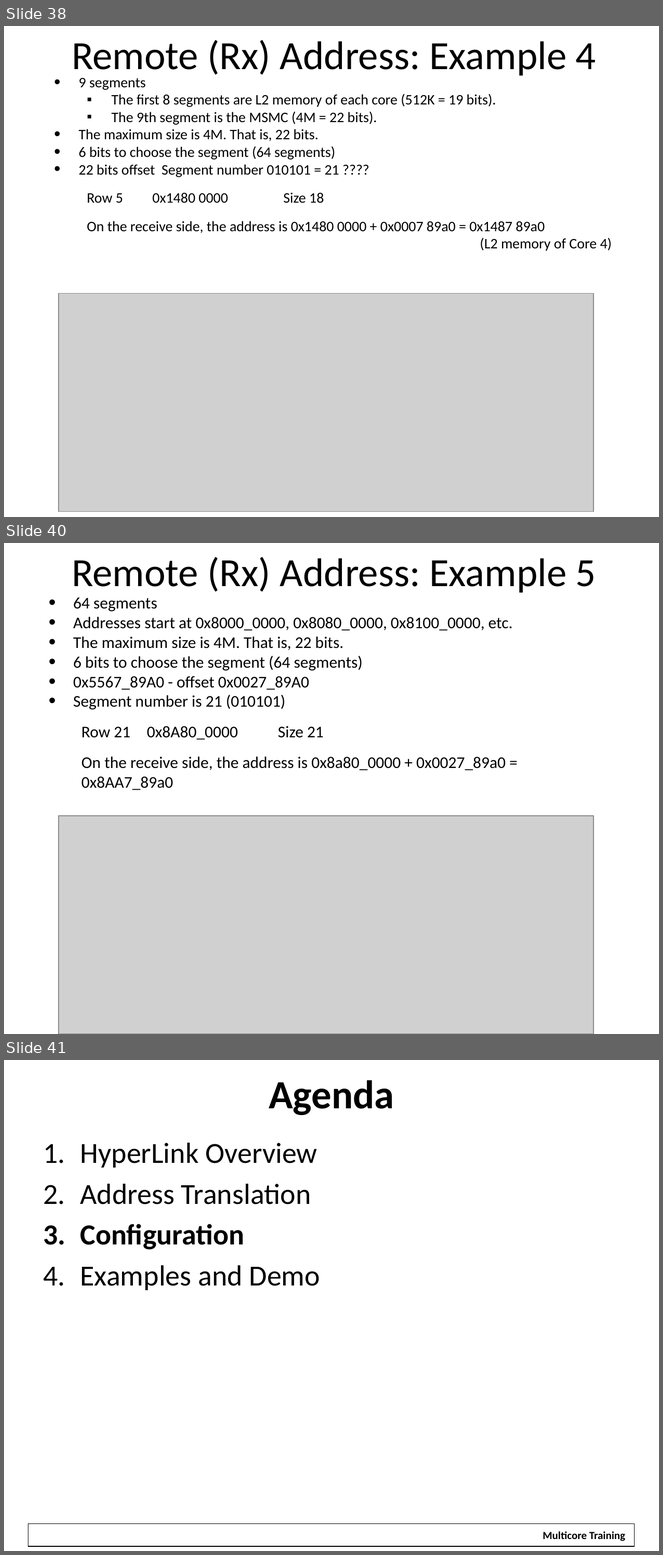
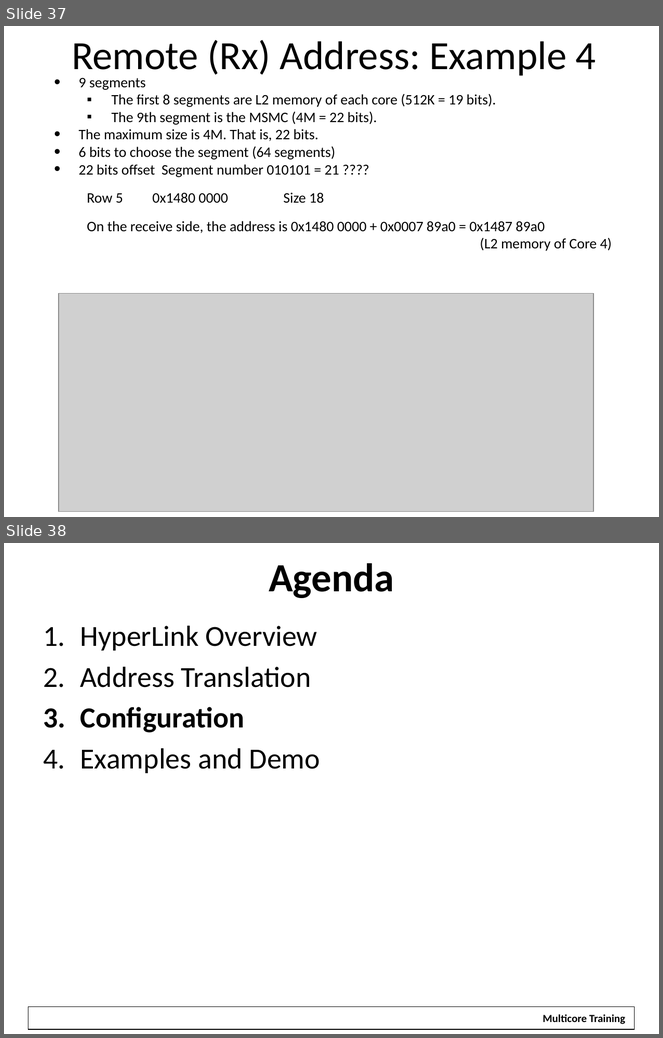
Before and after one commit to hari1989/keystone-workshop, a slide deck: slides/Intro to Hyperlink.pptx. Shown one above the other, each under a label of ours: slides 38, 40 and 41 before the commit, slides 37 and 38 after it; the slides between them are not shown. The pictures are 663x1555 and 663x1038 pixels, drawn with LibreOffice and Linux fonts; fonts in the diff are those of the drawing; grey boxes stand for pictures; background and template pictures are left out. Boxes give left, top, right and bottom in pixels: in the first picture for what was removed or moved away, otherwise in the second. Text is boxed around its words. In the diff, an @@ line names an element or a change of style, - is before the commit and + after.

```diff
--- a/slides/Intro to Hyperlink.pptx
+++ b/slides/Intro to Hyperlink.pptx
@@ slide 40 removed at (x1=4, y1=543, x2=659, y2=1034), background #FFFFFF @@
@@ text removed at (x1=72, y1=557, x2=596, y2=593) @@
-Remote (Rx) Address: Example 5
@@ text removed at (x1=73, y1=597, x2=513, y2=771) @@
-• 64 segments
-• Addresses start at 0x8000_0000, 0x8080_0000, 0x8100_0000, etc.
-• The maximum size is 4M. That is, 22 bits.
-• 6 bits to choose the segment (64 segments)
-• 0x5567_89A0 - offset 0x0027_89A0
-• Segment number is 21 (010101)
-  Row 21 0x8A80_0000 Size 21
-On the receive side, the address is 0x8a80_0000 + 0x0027_89a0 = 0x8AA7_89a0
@@ picture removed at (x1=59, y1=816, x2=594, y2=1034) @@
@@ rectangle removed at (x1=19, y1=1005, x2=647, y2=1031) @@
@@ what was slide 38 is now slide 37 @@
@@ what was slide 41 is now slide 38 @@
```
Also in this commit, not shown: 2 other slides removed.
